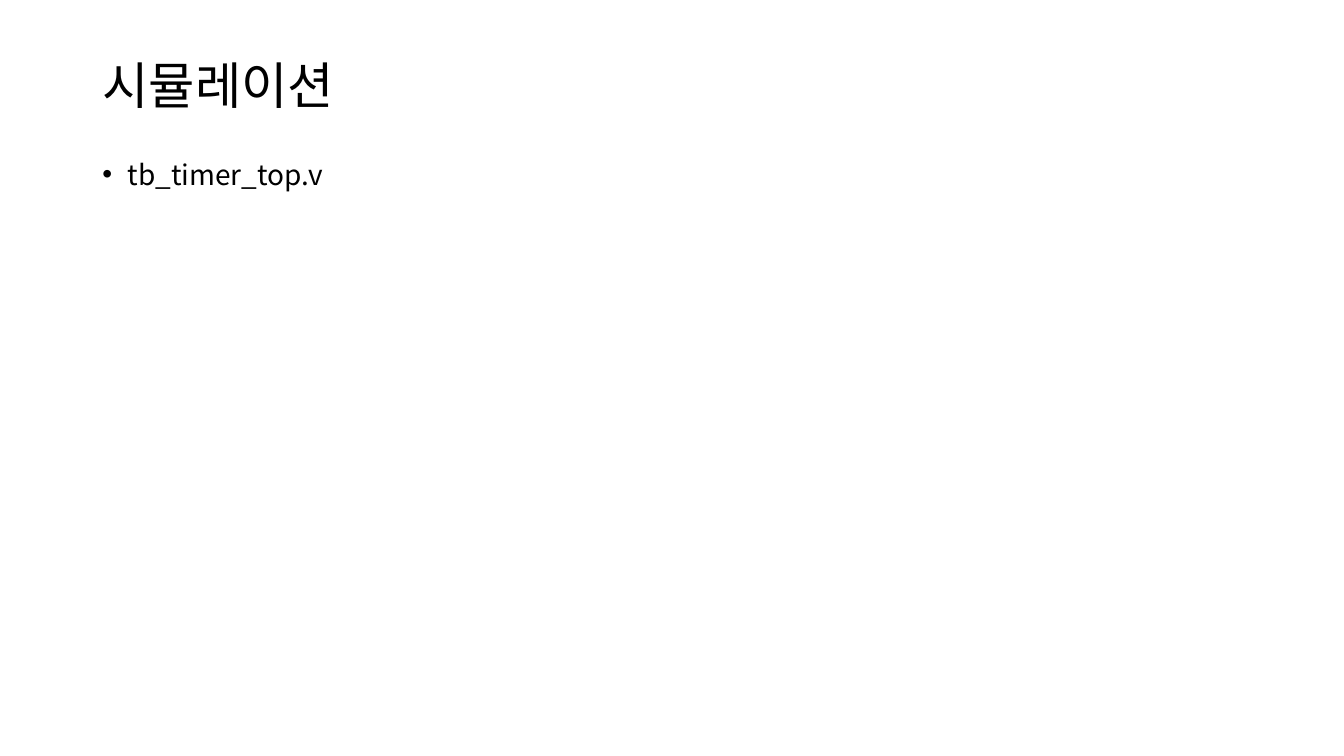
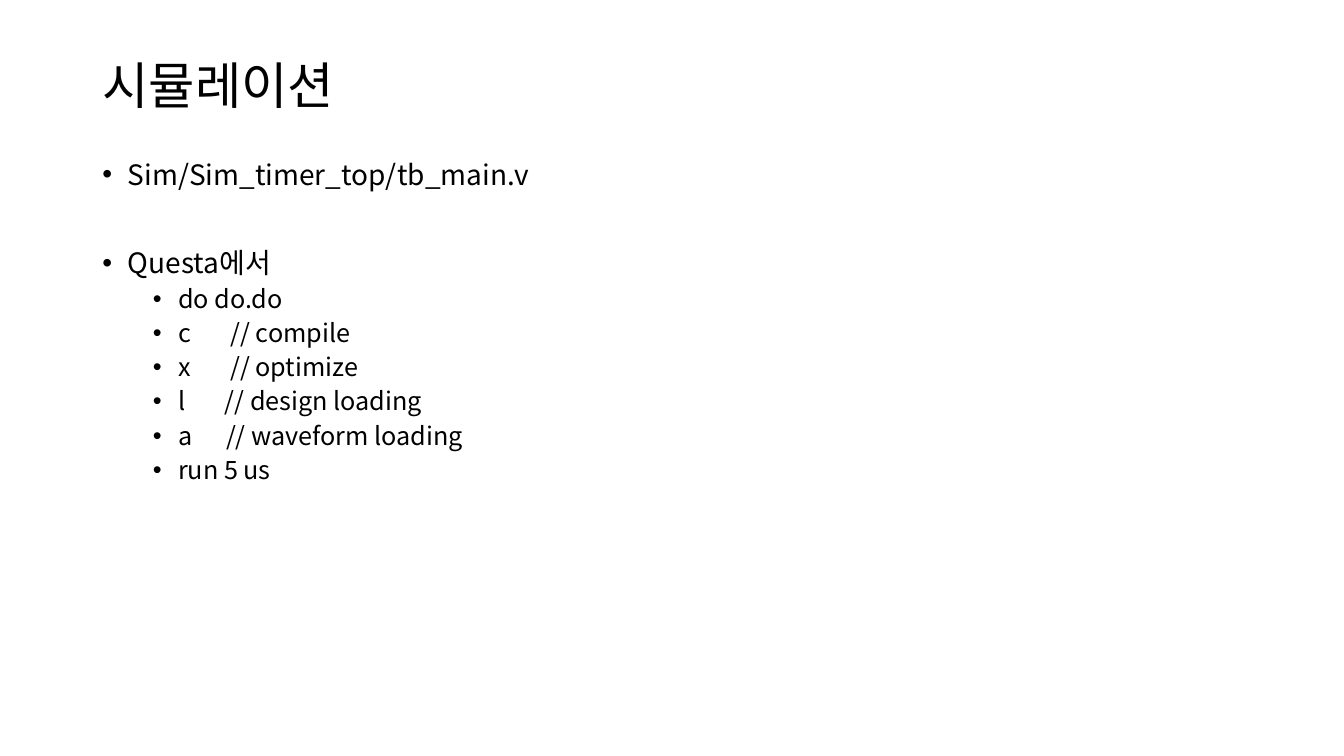
Before and after one commit to s8dragon/Verilog_Study, a slide deck: slide 19 of Doc/Verilog_tutorial.pptx. Drawn at 1344x756 pixels with LibreOffice and Linux fonts; fonts in the diff are those of the drawing. Boxes give left, top, right and bottom in pixels: in the first picture for what was removed or moved away, otherwise in the second. Text is boxed around its words. In the diff, an @@ line names an element or a change of style, - is before the commit and + after.

```diff
--- a/Doc/Verilog_tutorial.pptx
+++ b/Doc/Verilog_tutorial.pptx
@@ text at [128,162,529,480]: text changed; size 20 to 18 pt @@
-• tb_timer_top.v
+• Sim/Sim_timer_top/tb_main.v
+• Questa에서
+  • do do.do
+  • c // compile
+  • x // optimize
+  • l // design loading
+  • a // waveform loading
+  • run 5 us
```
Also in this commit, not shown: 1 other slide changed, 7 other files.
